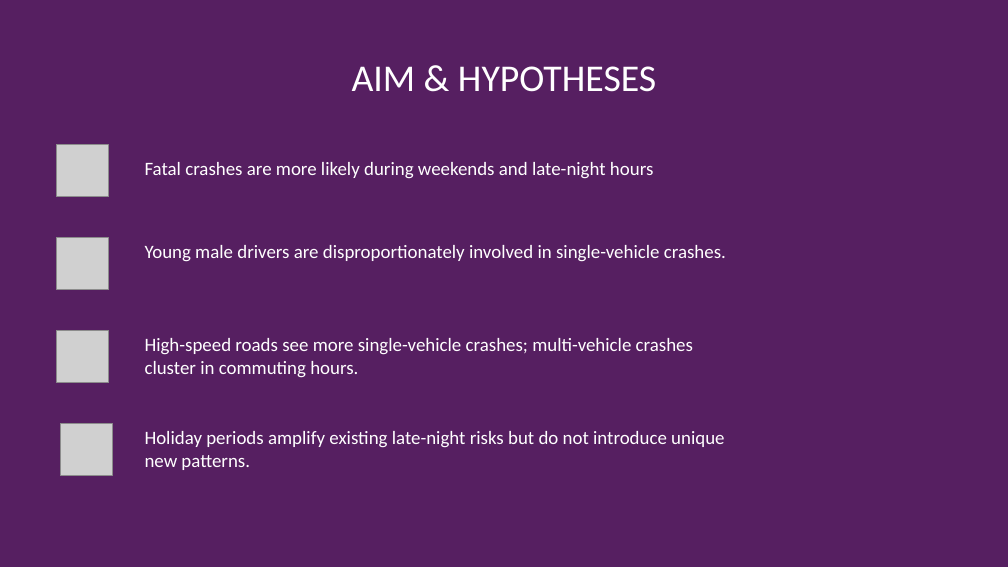
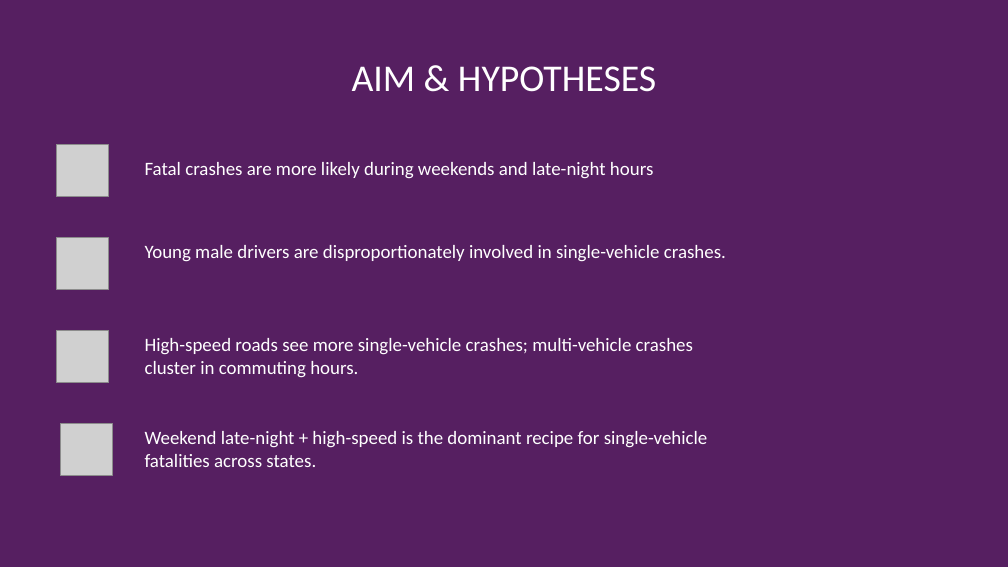
Before and after one commit to NoorullahMuhammadKhan/Noorullah-Khan-Github-Repository, a slide deck: slide 3 of Scyne Advisory Interview/Scyne Advisory Presentation.pptx. Drawn at 1008x567 pixels with LibreOffice and Linux fonts; fonts in the diff are those of the drawing; grey boxes stand for pictures; background and template pictures are left out. Boxes give left, top, right and bottom in pixels: in the first picture for what was removed or moved away, otherwise in the second. Text is boxed around its words. In the diff, an @@ line names an element or a change of style, - is before the commit and + after.

```diff
--- a/Scyne Advisory Interview/Scyne Advisory Presentation.pptx
+++ b/Scyne Advisory Interview/Scyne Advisory Presentation.pptx
@@ text at (145, 431, 708, 467): text changed @@
-Holiday periods amplify existing late-night risks but do not introduce unique new patterns.
+Weekend late-night + high-speed is the dominant recipe for single-vehicle fatalities across states.
```
Also in this commit, not shown: 6 other slides changed, 2 slides added, 1 other file.
